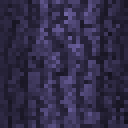
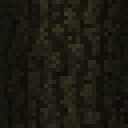
Comparing the layer stacks of the two w=128, h=128 images. Changes:
pixels changed over bbox(0, 0, 128, 128) (layer not identified)
